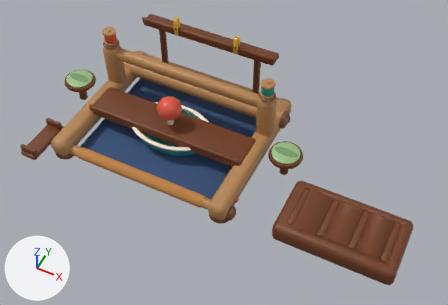
An edit to the glTF model public/models/loom.glb, drawn before and after from the same camera.
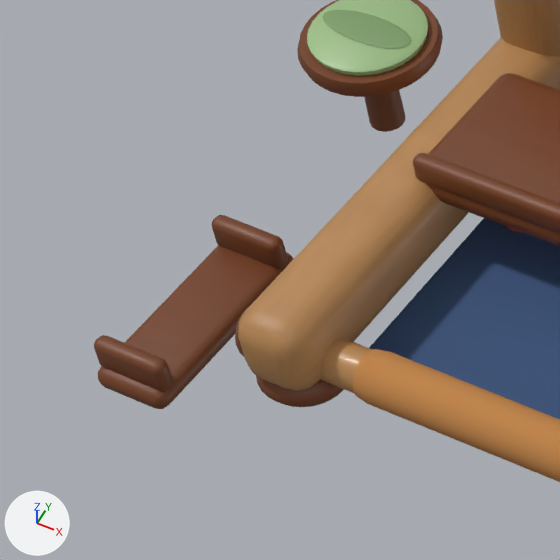
The first picture shows the older version from a camera (50 mm lens) standing at (0.343, -0.518, 0.662) and looking at (0.093, -0.018, 0.038). The close-ups show the older and then the newer version on the part from 0% to 27% of the width and 23% to 63% of the height of that picture. Only the edits that show in the close-ups are written down. Lighting does not change. The marker at lower left points along +X, +Y and +Z. Where no turn or scale is listed for an object, it has been applied to the vertices. Vertices at exactly the same position are counted once.

The first close-up shows 'Bed', 'BobbinRodCradle', 'BobbinRodCradleEnd', 'BobbinRodCradleEnd.001', 'ClothWrap', 'PerchDentL', 'PerchL', 'PerchPadL', 'PostL', 'RailL', 'ShelfLip', 'ShelfTop' and 4 more.
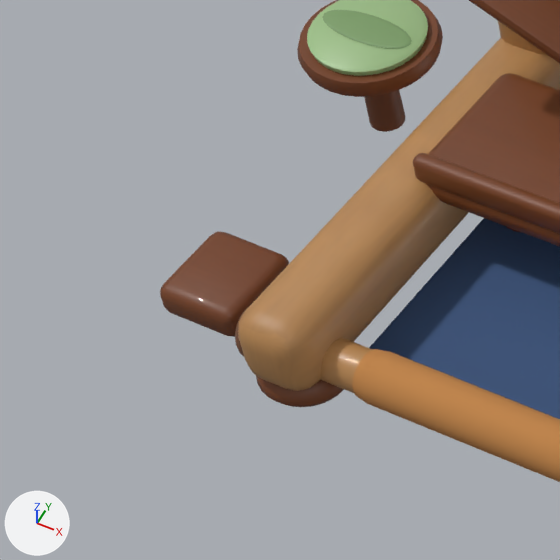
Pixel boxes [x1, y1, x2, y2] of what changed, in the close-ups (560 x 560 px):
'BobbinRodCradle', reshaped (34% narrower, 35% shorter)
    before: [98, 245, 294, 409]
    after: [160, 231, 289, 337]
'RampL', added (brown)
    after: [469, 0, 560, 63]
'BobbinRodCradleEnd.001', deleted (brown)
    before: [94, 335, 173, 392]
'BobbinRodCradleEnd', deleted (brown)
    before: [212, 215, 288, 269]
'PostL', unchanged, covered by the edit
    before: [494, 0, 560, 57]
    after: [498, 0, 560, 56]

Edits to the bpy script that builds the scene:
```text
Change me_cube_022:
    used by ob_bobbinrodcradle; location = (0.0, 0.0, 0.0)
    remove me_cube_022.from_pydata(...)  # 96 vertices, 188 faces; spans x -0.178..-0.152, y -0.122..-0.052, z 0.0..0.008
    add me_cube_022.from_pydata(...)  # 96 vertices, 188 faces; spans x -0.18..-0.15, y -0.088..-0.056, z 0.0..0.012
    me_cube_022 part 1: 96 of 96 vertices moved; they spanned x -0.178..-0.152, y -0.122..-0.052, z 0.0..0.008 and now span x -0.18..-0.15, y -0.088..-0.056, z 0.0..0.012; mean shift (0.0, 0.015, 0.002)
Add me_cube_004_1:
    me_cube_004_1.from_pydata(...)  # 56 vertices, 108 faces; spans x -0.1284..-0.0803, y 0.009..0.027, z 0.0643..0.0879
    me_cube_004_1.materials.append(mat_walnutwood)
Remove ob_bobbinrodcradleend:
    ob_bobbinrodcradleend = bpy.data.objects.new('BobbinRodCradleEnd', me_cube_023)
    ob_bobbinrodcradleend.location = (0.0, 0.0, 0.0)
Remove ob_bobbinrodcradleend_001:
    ob_bobbinrodcradleend_001 = bpy.data.objects.new('BobbinRodCradleEnd.001', me_cube_024)
    ob_bobbinrodcradleend_001.location = (0.0, 0.0, 0.0)
Add ob_rampl:
    ob_rampl = bpy.data.objects.new('RampL', me_cube_004_1)
    ob_rampl.location = (0.0, 0.0, 0.0)
```
